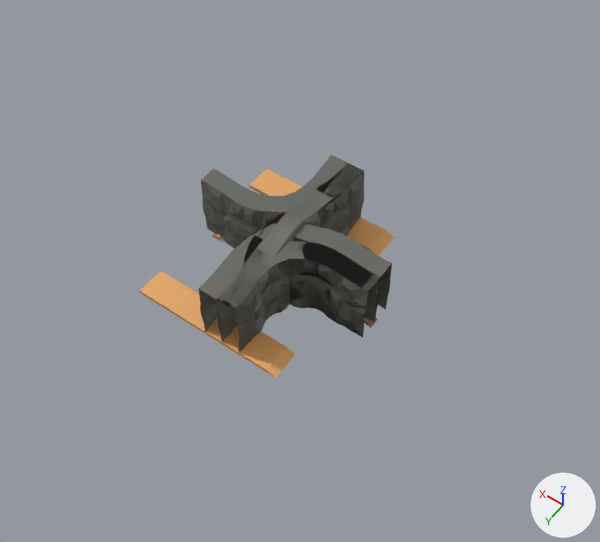
What one commit did to the FBX model Assets/Art/Meshes/PrototypeMeshes/Walls/Walls.fbx.
One viewpoint serves both versions: a 50 mm lens placed at (-2.98, 3.96, 6.38), pointed at (-0.1, -0.08, 0.04). The lights are fixed; the arrows at lower right show +X, +Y and +Z. Where no turn or scale is listed for an object, it has been applied to the vertices. Vertices at the same position are counted once.

Names of what the first picture shows: 'Corner2_1000', 'Incorner_0111', 'Ingång_1001', 'OnPass2_1010', 'SideVägTvå_1101', 'SideVäg_1011', 'Side_1001'.
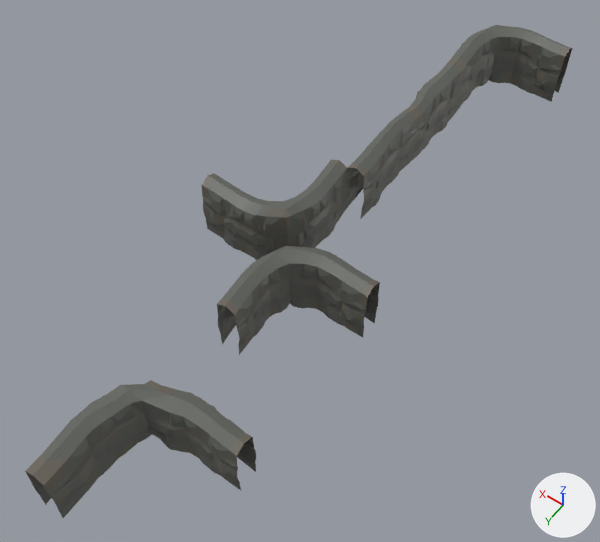
Patch to the scene script:
```diff
--- a/Assets/Art/Meshes/PrototypeMeshes/Walls/Walls.fbx.py
+++ b/Assets/Art/Meshes/PrototypeMeshes/Walls/Walls.fbx.py
@@ me_cube_136 @@
 # used by ob_onpass2_1010; location = (0.0, 0.0, 0.0)
-me_cube_136.from_pydata(...)  # 834 vertices, 768 faces; spans x -1.0..1.0, y -1.0..1.0, z 0.0..0.7
+me_cube_136.from_pydata(...)  # 834 vertices, 768 faces; spans x -1.0..1.0, y -1.0..1.0, z 0.0..0.68
+# me_cube_136 part 1: 548 of 834 vertices moved; they spanned x -1.0..1.0, y -1.0..1.0, z 0.26..0.7 and now span x -1.0..1.0, y -1.0..1.0, z 0.25..0.68; mean shift (0.0, 0.0, -0.04); largest move (0.0, -1.0, 0.7) -> (0.0, -1.0, 0.63)
 me_cube_136.materials.append(mat_mörksten)
@@ me_cube_078_1 @@
+me_cube_078_1.from_pydata(...)  # 417 vertices, 384 faces; spans x -1.0..0.256, y -0.248..1.0, z -0.001..0.68
+# faces by material slot: [316, 68]
+me_cube_078_1.materials.append(mat_mörksten)  # dark grey #62655f
+me_cube_078_1.materials.append(mat_ljussten)  # dark grey #6a655b
@@ me_cube_092_1 @@
+me_cube_092_1.from_pydata(...)  # 417 vertices, 384 faces; spans x -1.0..0.066, y -0.054..1.0, z 0.0..0.68
+# faces by material slot: [316, 68]
+me_cube_092_1.materials.append(mat_mörksten)  # dark grey #62655f
+me_cube_092_1.materials.append(mat_ljussten)  # dark grey #6a655b
@@ ob_ingång_1001 @@
-ob_ingång_1001 = bpy.data.objects.new('Ingång_1001', me_cube_099)
-ob_ingång_1001.location = (0.0, 0.0, 0.0)
@@ ob_side_1001 @@
 ob_side_1001 = bpy.data.objects.new('Side_1001', me_cube_074)
-ob_side_1001.location = (0.0, 0.0, 0.0)
+ob_side_1001.location = (0.0, -2.0, 0.0)
@@ ob_corner2_1000 @@
-ob_corner2_1000 = bpy.data.objects.new('Corner2_1000', me_cube_092)
-ob_corner2_1000.location = (0.0, 0.0, 0.0)
@@ ob_incorner_0111 @@
-ob_incorner_0111 = bpy.data.objects.new('Incorner_0111', me_cube_078)
-ob_incorner_0111.location = (0.0, 0.0, 0.0)
@@ ob_sideväg_1011 @@
-ob_sideväg_1011 = bpy.data.objects.new('SideVäg_1011', me_cube_001)
-ob_sideväg_1011.location = (0.0, 0.0, 0.0)
@@ ob_sidevägtvå_1101 @@
-ob_sidevägtvå_1101 = bpy.data.objects.new('SideVägTvå_1101', me_cube_004)
-ob_sidevägtvå_1101.location = (0.0, 0.0, 0.0)
@@ ob_incorner_0111_1 @@
+ob_incorner_0111_1 = bpy.data.objects.new('InCorner_0111', me_cube_078_1)
+ob_incorner_0111_1.location = (0.0, 2.0, 0.0)
@@ ob_corner_1000 @@
+ob_corner_1000 = bpy.data.objects.new('Corner_1000', me_cube_092_1)
+ob_corner_1000.location = (0.0, -4.0, 0.0)
```

Changed parts and their boxes [x1, y1, x2, y2] in the pictures (600 x 542 px; the box of a moved part takes in the faces that stretch with it):
'OnPass2_1010', reshaped
    before: [201, 155, 380, 337]
    after: [202, 160, 380, 355]
'InCorner_0111', added
    after: [25, 380, 256, 518]
'Side_1001', moved
    before: [216, 163, 364, 352]
    after: [345, 61, 464, 219]
'Corner_1000', added
    after: [449, 25, 572, 112]
'Incorner_0111', deleted
    before: [199, 224, 392, 342]
'SideVägTvå_1101', deleted
    before: [140, 171, 360, 378]
'Ingång_1001', deleted
    before: [211, 163, 378, 332]
'SideVäg_1011', deleted
    before: [249, 169, 394, 256]
'Corner2_1000', deleted
    before: [220, 241, 366, 329]
part 1 of me_cube_136, moved or reshaped
    before: [201, 155, 380, 327]
    after: [202, 160, 380, 345]
